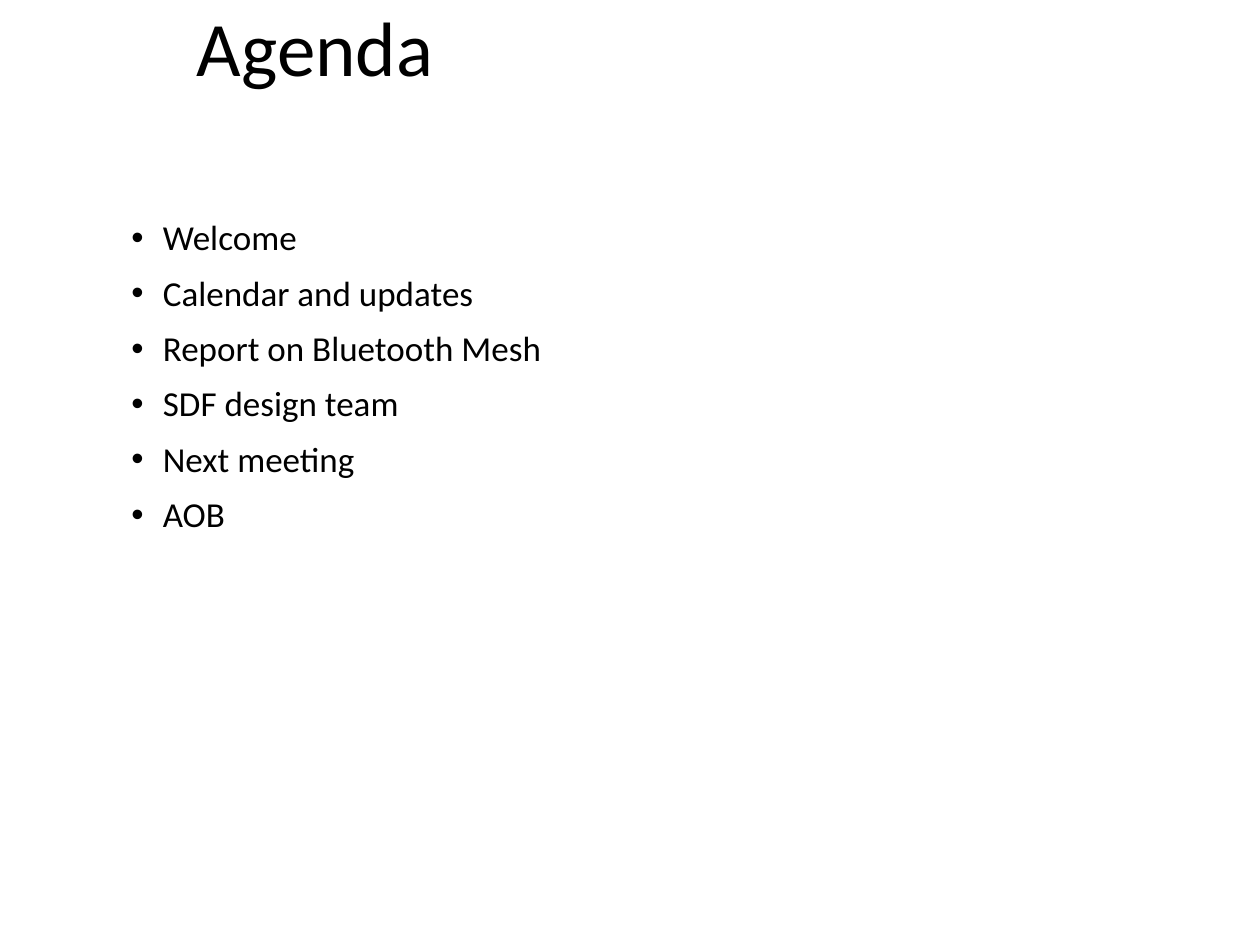
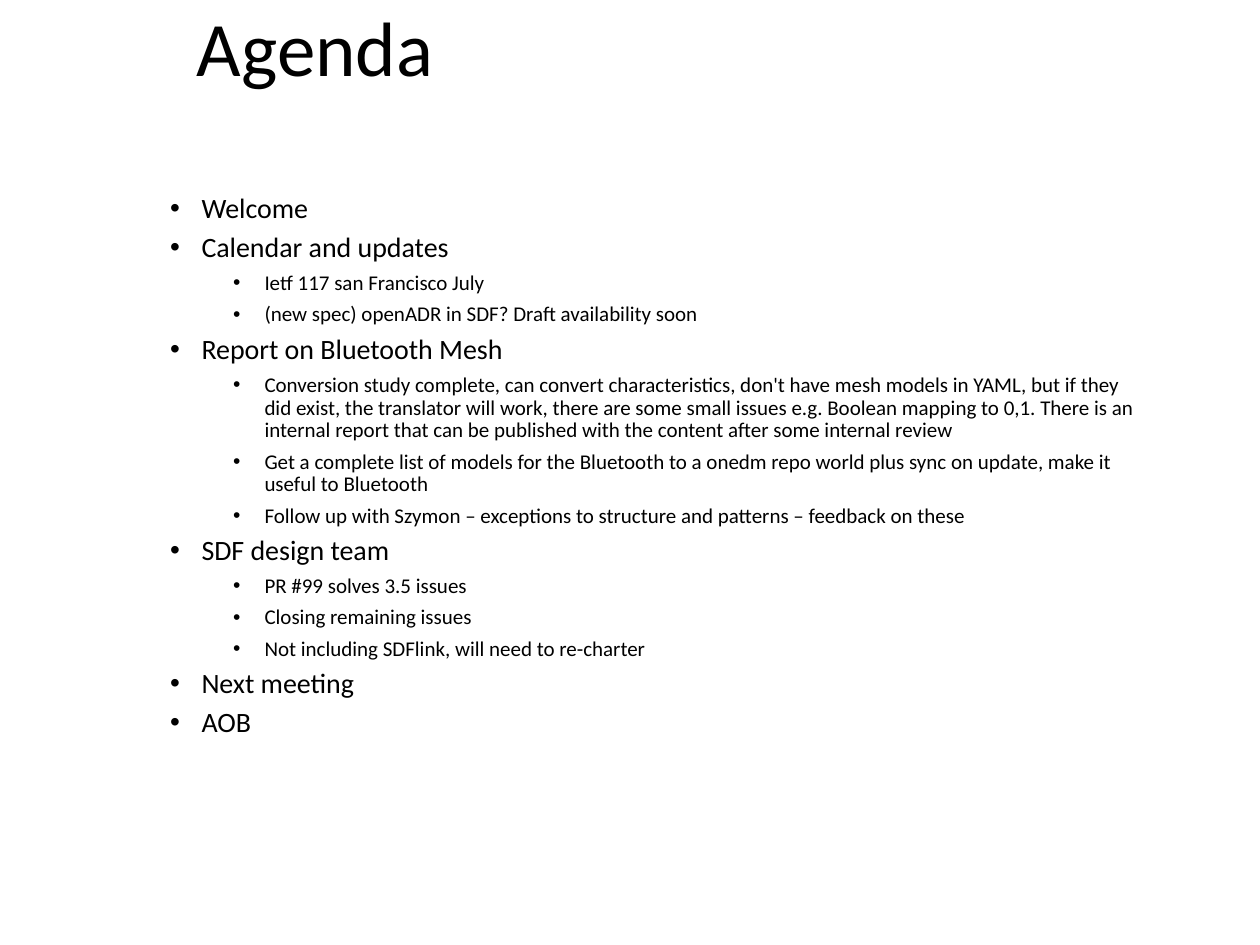
Before and after one commit to one-data-model/onedm-admin, a slide deck: slide 2 of Agenda Materials/onedm-agenda-2023-06-12.pptx. Drawn at 1260x945 pixels with LibreOffice and Linux fonts; fonts in the diff are those of the drawing; background and template pictures are left out. Boxes give left, top, right and bottom in pixels: in the first picture for what was removed or moved away, otherwise in the second. Text is boxed around its words. In the diff, an @@ line names an element or a change of style, - is before the commit and + after.

Commit message:
Agenda slides

```diff
--- a/Agenda Materials/onedm-agenda-2023-06-12.pptx
+++ b/Agenda Materials/onedm-agenda-2023-06-12.pptx
@@ text "Welcome": place and size @@
-text "Welcome" at (163, 225, 541, 528)
+text "Welcome" at (202, 198, 1133, 733)
@@ text at (202, 198, 502, 733): size 20 to 16 pt in "Welcome", "Calendar and updates", "Report on Bluetooth Mesh", "SDF design team" and 2 more places; list level 1 to 2 in "Welcome"; list level 1 to 2 in "Calendar and updates"; list level 1 to 2 in "Report on Bluetooth Mesh"; list level 1 to 2 in "SDF design team"; list level 1 to 2 in "Next meeting"; list level 1 to 2 in "AOB" @@
@@ text at (265, 275, 697, 325): paragraphs added @@
+    • Ietf 117 san Francisco July
+    • (new spec) openADR in SDF? Draft availability soon
@@ text at (265, 377, 1133, 527): paragraphs added @@
+    • Conversion study complete, can convert characteristics, don't have mesh models in YAML, but if they did exist, the translator will work, there are some small issues e.g. Boolean mapping to 0,1. There is an internal report that can be published with the content after some internal review
+    • Get a complete list of models for the Bluetooth to a onedm repo world plus sync on update, make it useful to Bluetooth
+    • Follow up with Szymon – exceptions to structure and patterns – feedback on these
@@ text at (265, 578, 645, 660): paragraphs added @@
+    • PR #99 solves 3.5 issues
+    • Closing remaining issues
+    • Not including SDFlink, will need to re-charter
```
Also in this commit, not shown: 4 other files.
